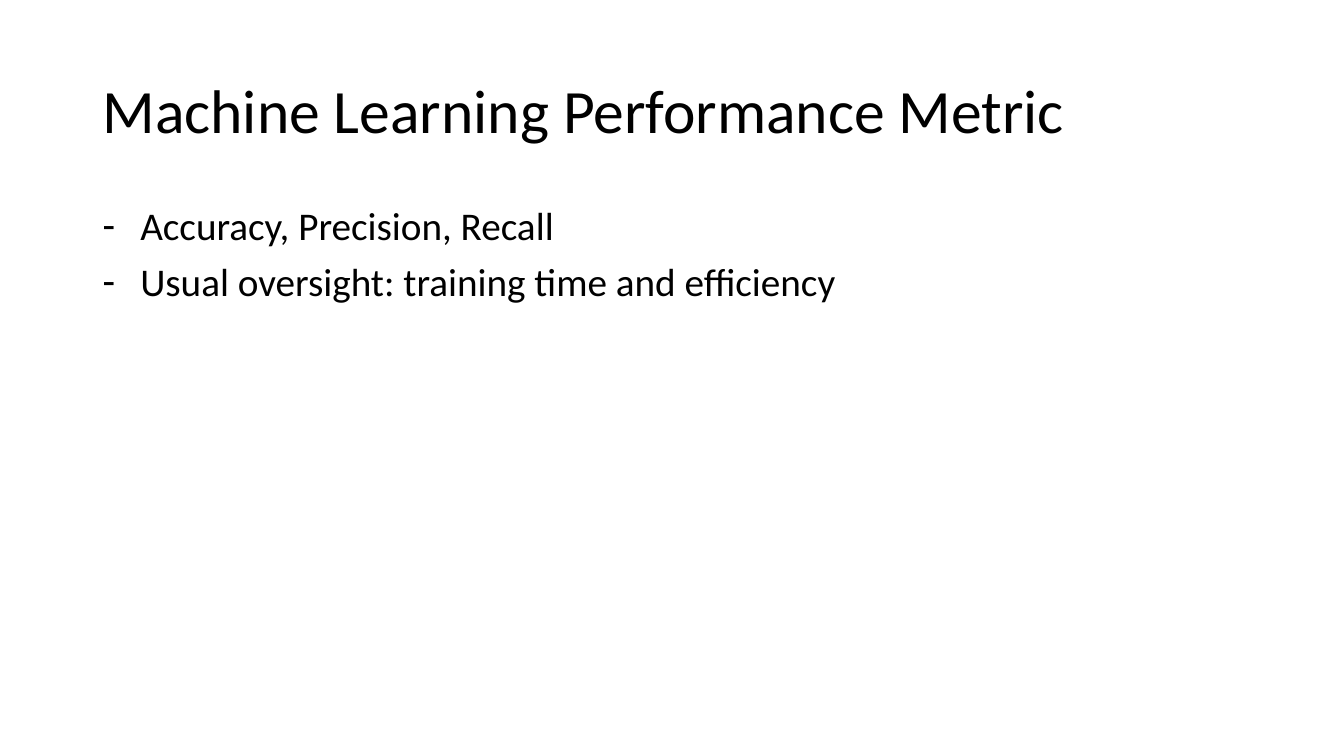
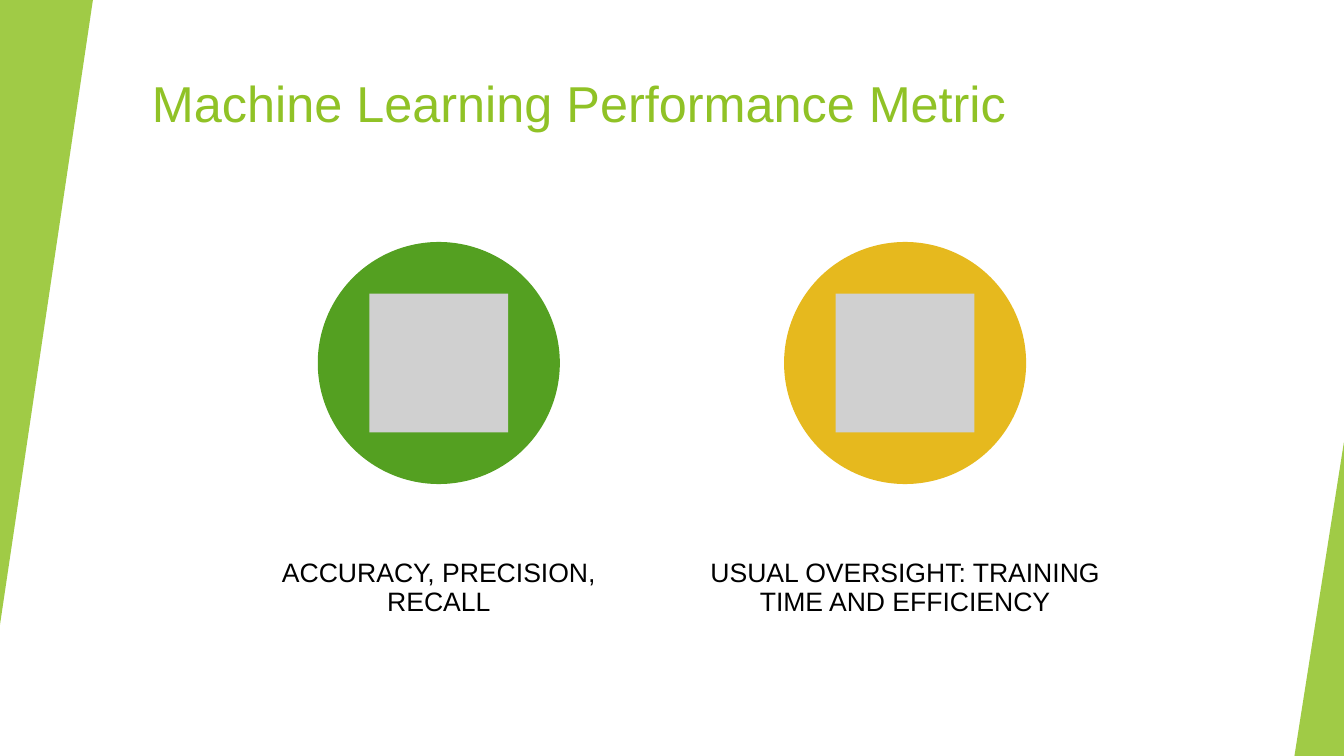
Before and after one commit to nhatthuan97/Qualifying_Final, a slide deck: slide 5 of Presentation.pptx. Drawn at 1344x756 pixels with LibreOffice and Linux fonts; fonts in the diff are those of the drawing; grey boxes stand for pictures. Boxes give left, top, right and bottom in pixels: in the first picture for what was removed or moved away, otherwise in the second. Text is boxed around its words. In the diff, an @@ line names an element or a change of style, - is before the commit and + after.

```diff
--- a/Presentation.pptx
+++ b/Presentation.pptx
@@ rectangle added at bbox=[0, 0, 1344, 756], fill #FFFFFF @@
@@ triangle added at bbox=[0, 0, 93, 625], fill #90C226 at 85% opacity @@
@@ title "Machine Learning Performance Metric": place and size @@
-title "Machine Learning Performance Metric" at bbox=[102, 90, 1064, 144]
+title "Machine Learning Performance Metric" at bbox=[152, 85, 1006, 132]
@@ title "Machine Learning Performance Metric" at bbox=[152, 85, 1006, 132]: size 44 to 36 pt, font Calibri to Arial, text colour #000000 to #90C226; line spacing 0.9 to 1; vertical alignment middle to top @@
@@ text removed at bbox=[140, 212, 836, 303] @@
-– Accuracy, Precision, Recall
-– Usual oversight: training time and efficiency
@@ group added at bbox=[0, 0, 1344, 756]: 5 freeform shapes, 3 triangles, 2 lines @@
@@ triangle added at bbox=[1295, 443, 1344, 756], fill #90C226 at 85% opacity @@
@@ group added at bbox=[282, 242, 1100, 612]: 2 ellipses, 2 pictures, 2 texts @@
+ACCURACY, PRECISION, RECALL
+USUAL OVERSIGHT: TRAINING TIME AND EFFICIENCY
```
Also in this commit, not shown: 42 other slides changed, 1 slide added.
